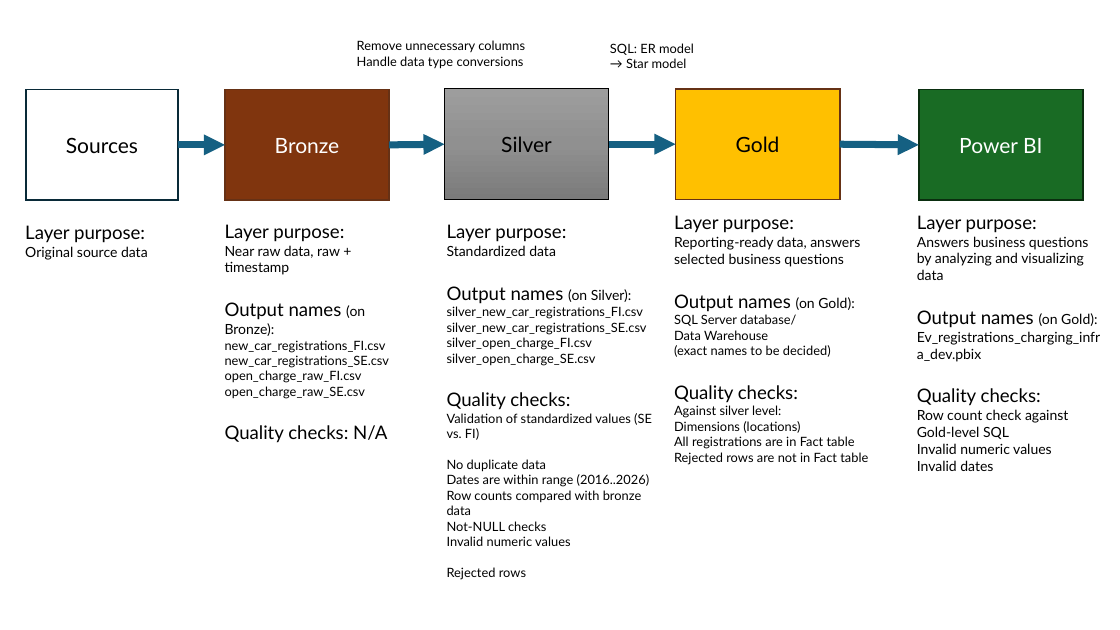
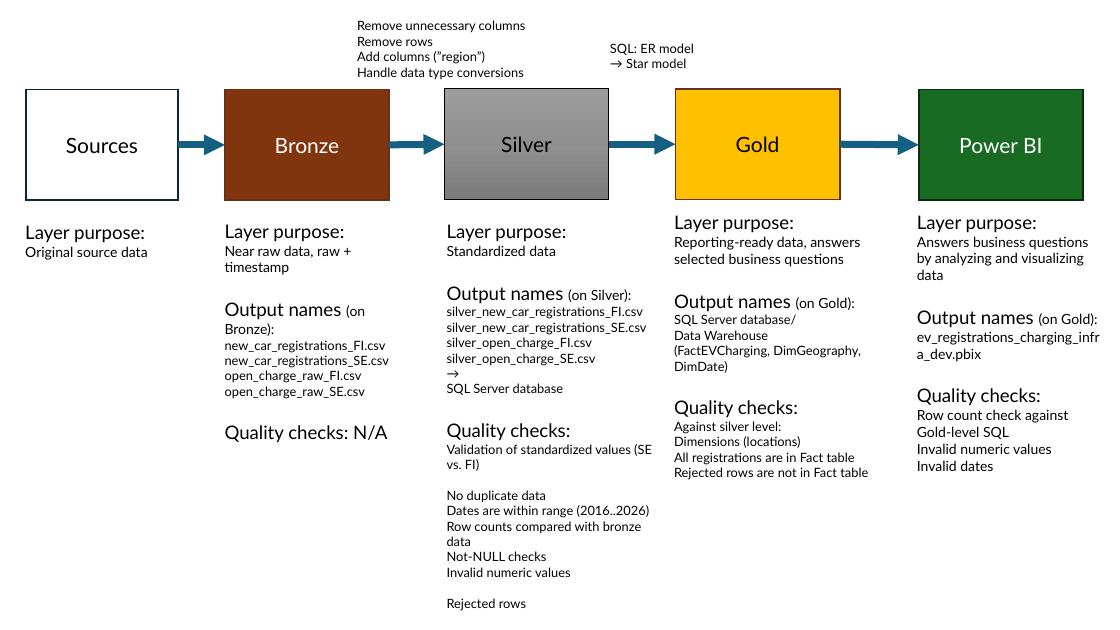
Before and after one commit to MarkusJakonen/de-week8-mini-project-team1, a slide deck: slide 1 of Docs/Medallion_architecture_plan.pptx. Drawn at 1120x630 pixels with LibreOffice and Linux fonts; fonts in the diff are those of the drawing. Boxes give left, top, right and bottom in pixels: in the first picture for what was removed or moved away, otherwise in the second. Text is boxed around its words. In the diff, an @@ line names an element or a change of style, - is before the commit and + after.

Commit message:
Minor updates to the original plan.

```diff
--- a/Docs/Medallion_architecture_plan.pptx
+++ b/Docs/Medallion_architecture_plan.pptx
@@ text "Remove unnecessary columns": place and size @@
-text "Remove unnecessary columns" at [357, 40, 525, 68]
+text "Remove unnecessary columns" at [357, 20, 526, 79]
@@ text at [357, 36, 484, 64]: paragraphs added @@
+Remove rows
+Add columns (”region”)
@@ text at [674, 345, 861, 373]: text changed @@
-(exact names to be decided)
+(FactEVCharging, DimGeography, DimDate)
@@ text at [917, 331, 1100, 362]: text changed @@
-Ev_registrations_charging_infra_dev.pbix
+ev_registrations_charging_infra_dev.pbix
@@ text at [447, 383, 563, 395]: paragraph added @@
+→
+SQL Server database
```
